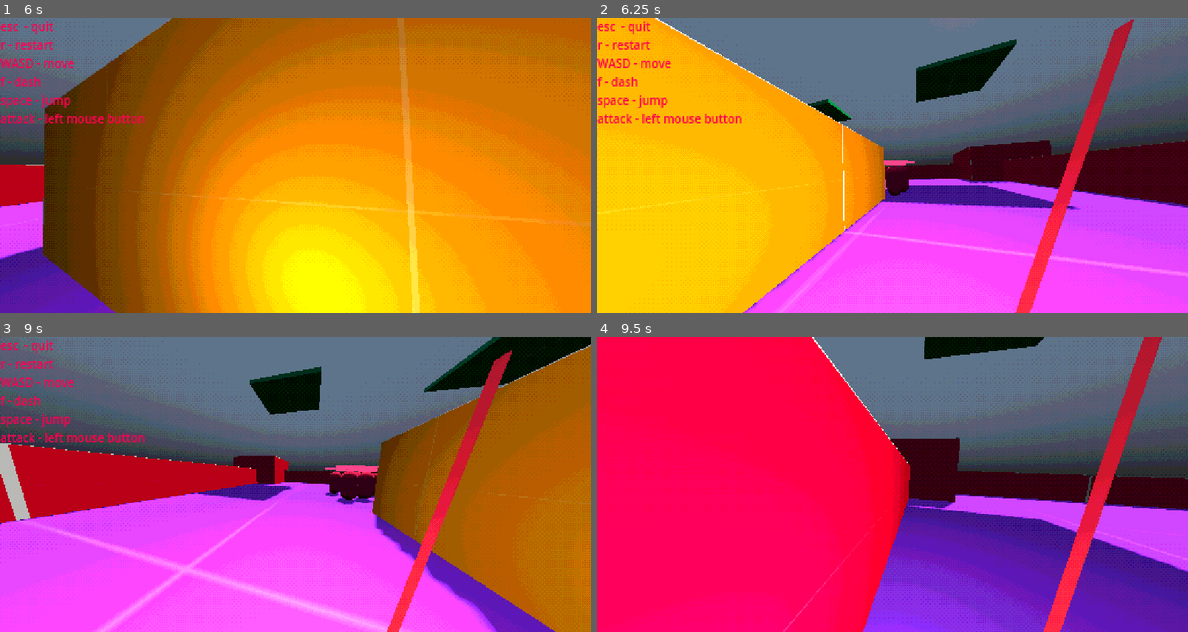
Above: before the commit, frames 1-4 (two rows, left to right).
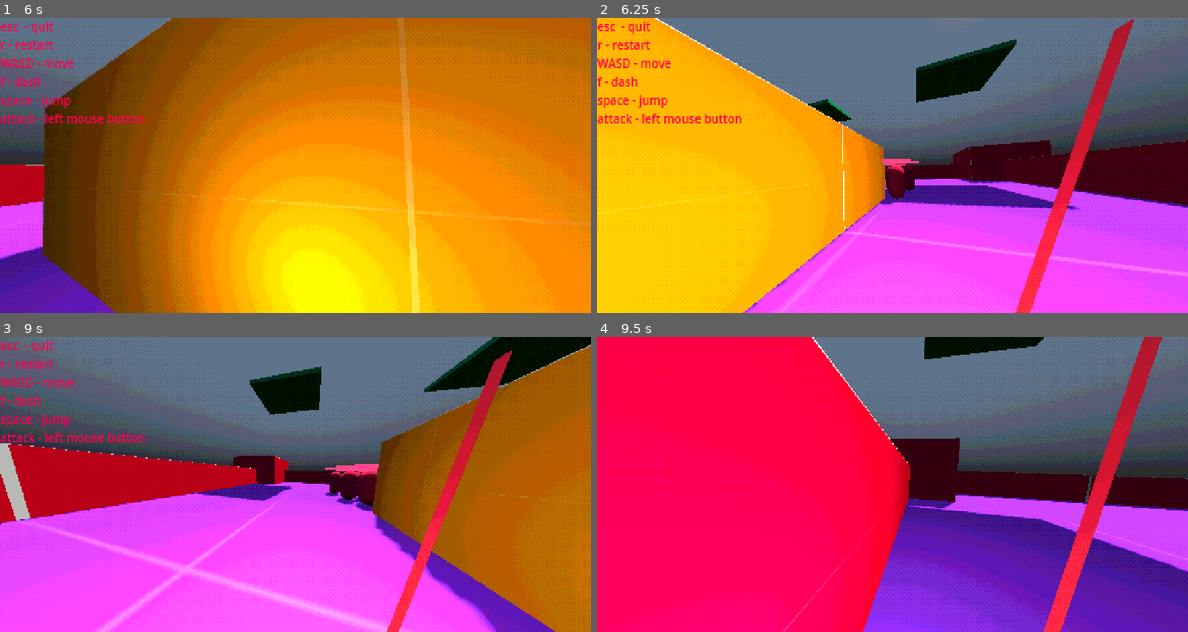
Above: after the commit, the same moments.

Repository: aru24sin/Blade
Game: Godot game, scene res://src/world/postprocessing.tscn
Same seed, same stepped clock (60 frames per second), same inputs: the game is played once before the commit and once after it. The engine's default icon, where the game draws it, is replaced by a stand-in: a white triangle on a blue panel in a dark square.
Inputs (mouse positions are in pixels of both pictures, inside the frame that each line leads up to):
- Up to frame 1 (6 s): tap Enter at 0.5 s; move the mouse to (325, 165) at 0.52 s; hold Up (ui_up) 0.53-5.78 s; tap F (f) at 0.6, 1.55, 3.05, 3.6, 4.55, 5.85 s; tap R (r) at 0.8, 1.35, 2.3, 3.8, 4.35, 5.3 s; move the mouse to (265, 165) at 1.27 s; move the mouse to (307, 159) at 2.02 s; click (307, 159) at 2.1 s; move the mouse to (289, 171) at 2.77 s; tap E (block) at 2.85 s; move the mouse to (336, 168) at 3.52 s; move the mouse to (248, 162) at 4.27 s; move the mouse to (301, 165) at 5.02 s; tap Space (space) at 5.1 s; move the mouse to (271, 159) at 5.77 s; hold Right (ui_right) from 5.78 s (still down)
- Up to frame 2 (6.25 s): keep holding Right (ui_right)
- Up to frame 3 (9 s): move the mouse to (325, 484) at 6.52 s; release Right (ui_right) at 6.53 s; hold Up (ui_up) 6.53-8.78 s; tap R (r) at 6.6, 8.3 s; move the mouse to (265, 484) at 7.27 s; click (265, 484) at 7.35 s; tap F (f) at 7.55, 8.85 s; move the mouse to (307, 478) at 8.02 s; tap E (block) at 8.1 s; move the mouse to (289, 490) at 8.77 s; hold Left (ui_left) from 8.78 s (still down)
- Up to frame 4 (9.5 s): keep holding Left (ui_left)

Frame 1 is identical in both runs. In frame 2, 0.2% of the frame differs, in the area x 47-55%, y 47-64%; in frame 3, 0.2%; in frame 4, nothing differs.

Commit message:
Update World.tscn

Diff:
--- a/src/world/World.tscn
+++ b/src/world/World.tscn
@@ -92,3 +92,9 @@
 
 [node name="enemy13" parent="Node3D" instance=ExtResource("4_aemvq")]
 transform = Transform3D(1, 0, 0, 0, 1, 0, 0, 0, 1, 0, 1.63749, -6.3128)
+
+[node name="enemy14" parent="Node3D" instance=ExtResource("4_aemvq")]
+transform = Transform3D(1, 0, 0, 0, 1, 0, 0, 0, 1, 2, 1.63749, -6.3128)
+
+[node name="enemy15" parent="Node3D" instance=ExtResource("4_aemvq")]
+transform = Transform3D(1, 0, 0, 0, 1, 0, 0, 0, 1, -2, 1.63749, -6.3128)
